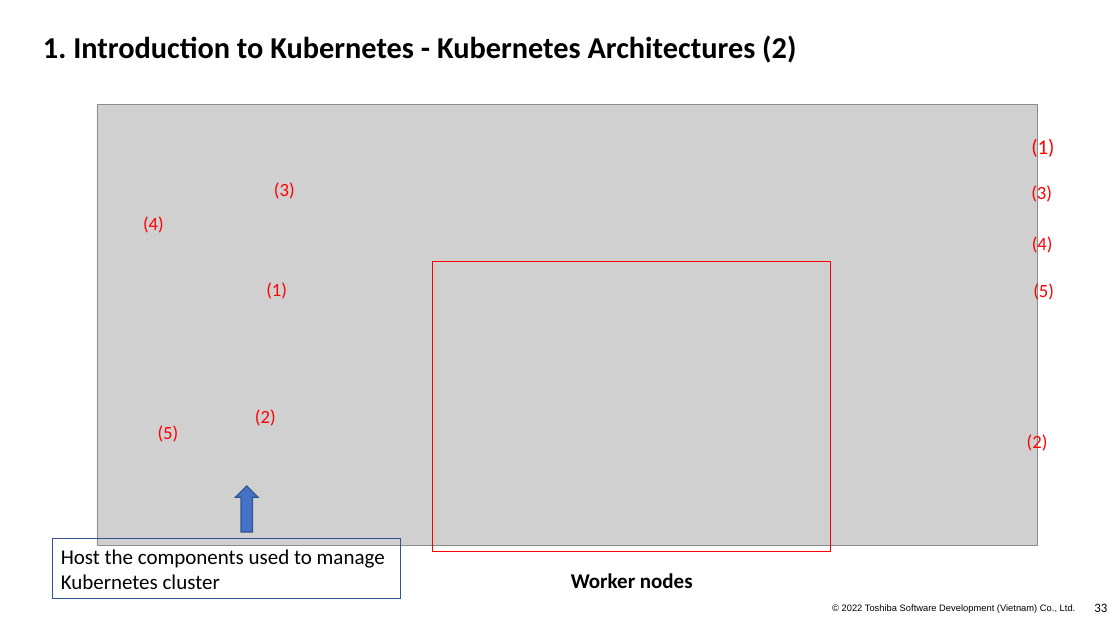
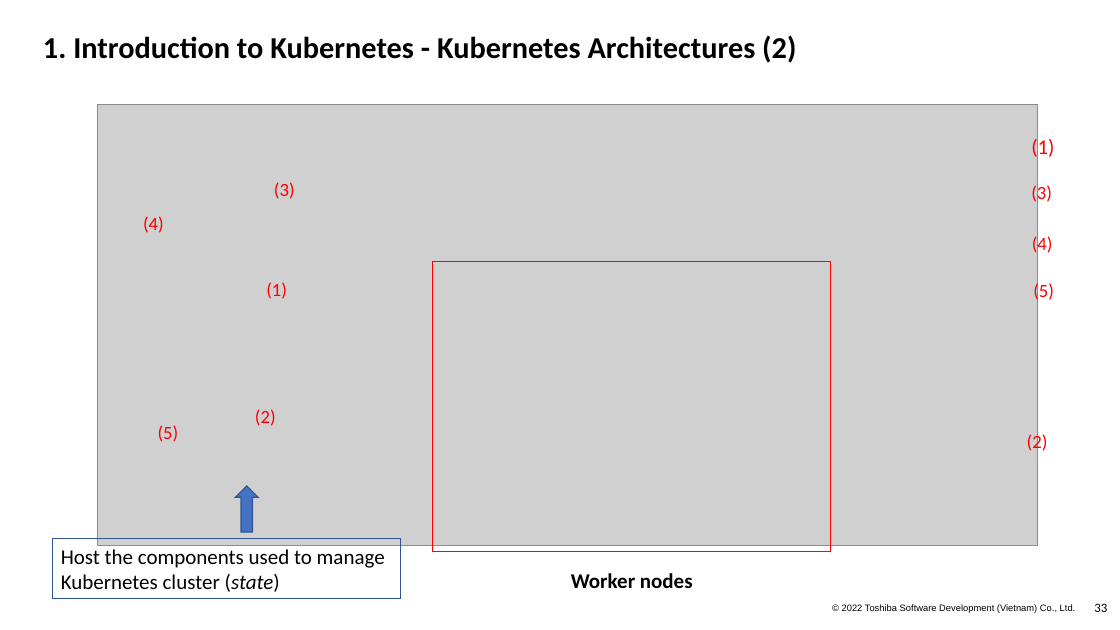
Before and after one commit to Doan-Nguyen/Programming, a slide deck: slide 33 of Docker_Kubeneste.pptx. Drawn at 1120x630 pixels with LibreOffice and Linux fonts; fonts in the diff are those of the drawing; grey boxes stand for pictures; background and template pictures are left out. Boxes give left, top, right and bottom in pixels: in the first picture for what was removed or moved away, otherwise in the second. Text is boxed around its words. In the diff, an @@ line names an element or a change of style, - is before the commit and + after.

```diff
--- a/Docker_Kubeneste.pptx
+++ b/Docker_Kubeneste.pptx
@@ text in rectangle at [61,549,385,592]: text changed @@
-Host the components used to manage
-Kubernetes cluster
+Host the components used to manage
+Kubernetes cluster (state)
```
Also in this commit, not shown: 6 other slides changed, 1 slide added, 1 slide removed.
